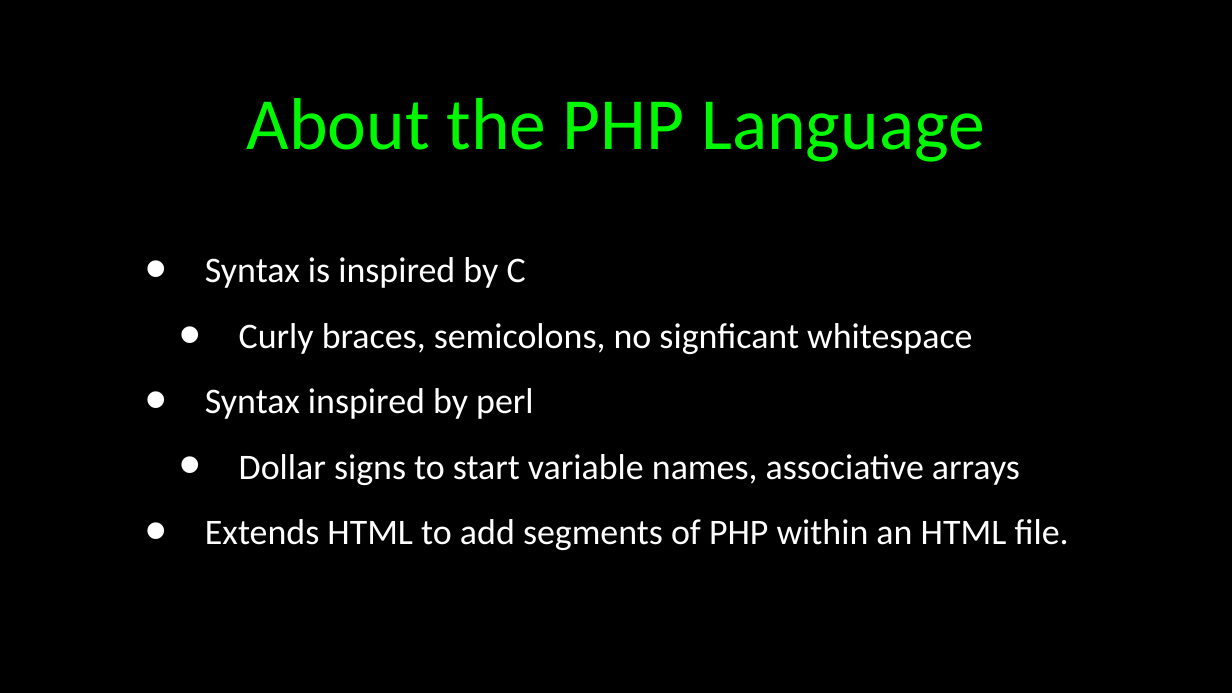
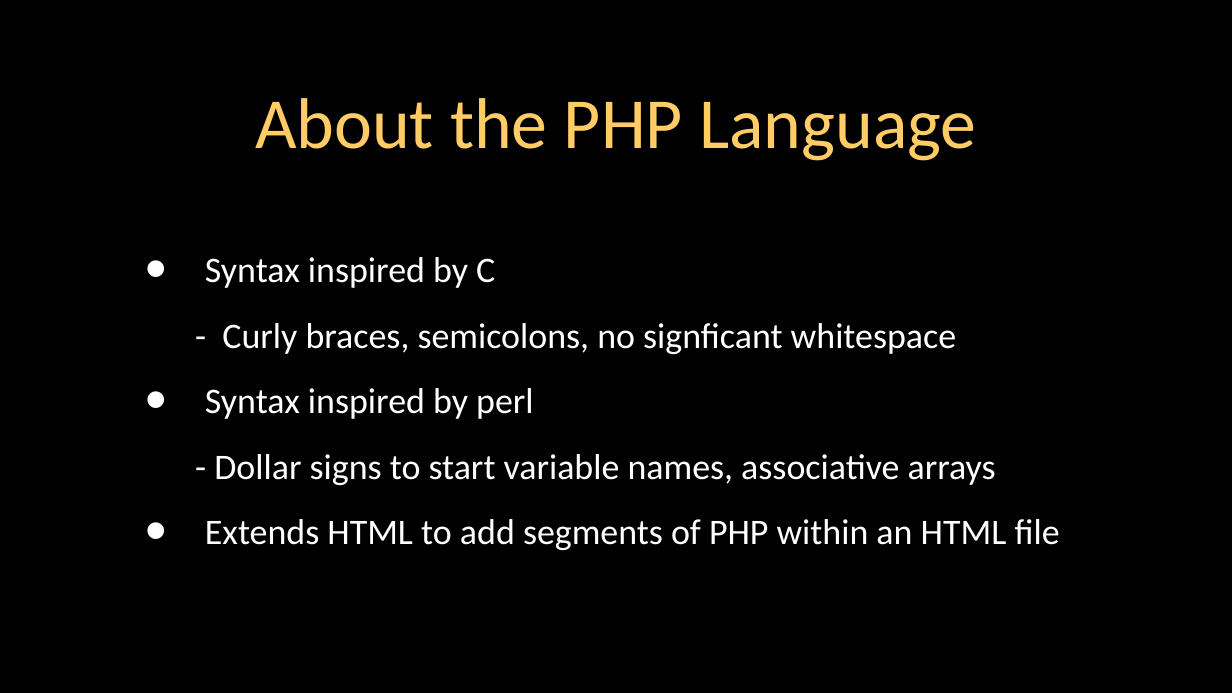
Before and after one commit to csev/wa4e, a slide deck: slide 3 of lectures/PHP-01-Overview.ppt. Drawn at 1232x693 pixels with LibreOffice and Linux fonts; fonts in the diff are those of the drawing. Boxes give left, top, right and bottom in pixels: in the first picture for what was removed or moved away, otherwise in the second. Text is boxed around its words. In the diff, an @@ line names an element or a change of style, - is before the commit and + after.

```diff
--- a/lectures/PHP-01-Overview.ppt
+++ b/lectures/PHP-01-Overview.ppt
@@ title "About the PHP Language" at bbox=[255, 98, 976, 161]: size 43 to 42 pt, text colour #00F900 to #FFCC66 @@
@@ text at bbox=[205, 257, 956, 354]: text changed @@
-• Syntax is inspired by C
-  • Curly braces, semicolons, no signficant whitespace
+• Syntax inspired by C
+  - Curly braces, semicolons, no signficant whitespace
@@ text at bbox=[205, 454, 1060, 550]: text changed @@
-  • Dollar signs to start variable names, associative arrays
-• Extends HTML to add segments of PHP within an HTML file.
+  - Dollar signs to start variable names, associative arrays
+• Extends HTML to add segments of PHP within an HTML file
```
Also in this commit, not shown: 44 other slides changed, 3 other files.
